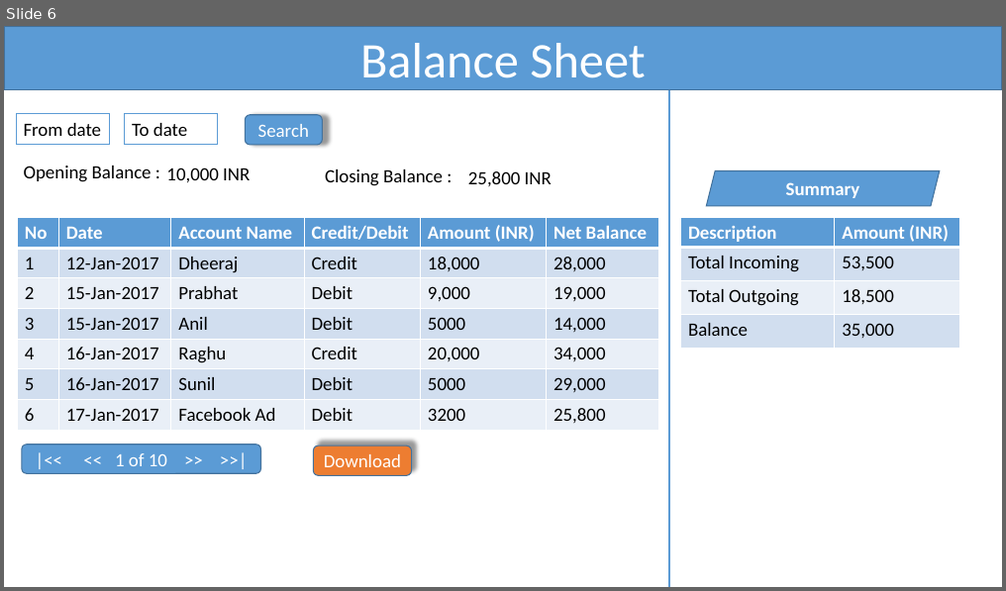
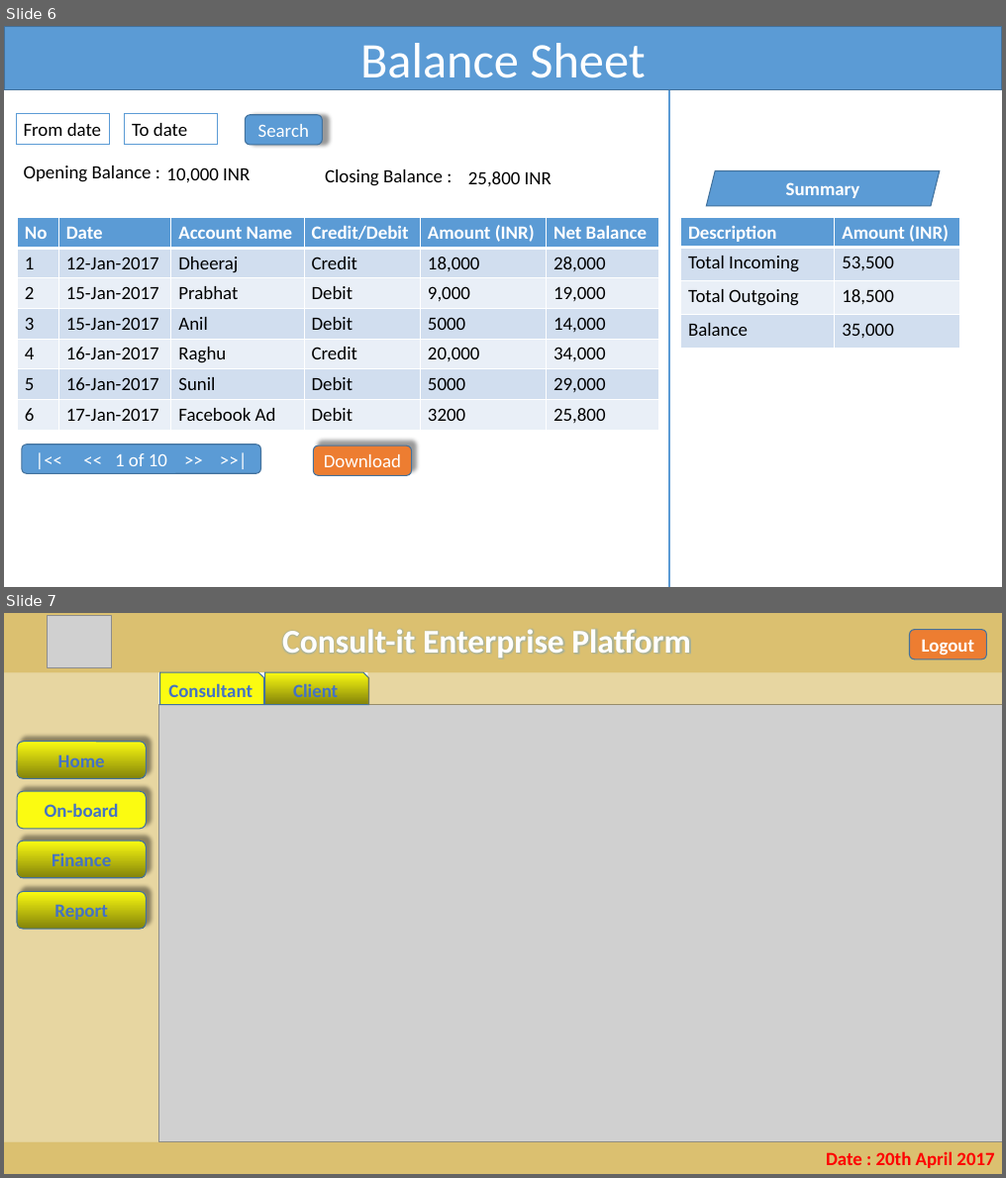
Before and after one commit to PrabhatKJena/Consult-IT-Payments, a slide deck: docs/ConsultIT_Design.pptx. Shown one above the other, each under a label of ours: slide 6 before the commit, slides 6 and 7 after it. The pictures are 1006x591 and 1006x1178 pixels, drawn with LibreOffice and Linux fonts; fonts in the diff are those of the drawing; grey boxes stand for pictures. Boxes give left, top, right and bottom in pixels: in the first picture for what was removed or moved away, otherwise in the second. Text is boxed around its words. In the diff, an @@ line names an element or a change of style, - is before the commit and + after.

```diff
--- a/docs/ConsultIT_Design.pptx
+++ b/docs/ConsultIT_Design.pptx
@@ slide 7 added at <box>4,613,1002,1174</box>, background #FFFFFF @@
@@ rectangle added at <box>4,613,1002,672</box>, fill #BF9000 at 56% opacity @@
@@ picture added at <box>47,615,111,667</box> @@
@@ text added at <box>282,629,690,659</box>, 32 pt, text #FEFEFE, bold @@
+Consult-it Enterprise Platform
@@ rounded rectangle added at <box>910,630,987,660</box>, fill #ED7D31, outline #43739E 1 pt, 18 pt, text #FFFFFF, bold @@
+Logout
@@ rectangle added at <box>4,672,159,1143</box>, fill #BF9000 at 37% opacity @@
@@ snip rect added at <box>160,672,264,705</box>, fill gradient #FBFB11 to #838309, outline #43739E 1 pt, 18 pt, text #4472C4, bold @@
+Consultant
@@ snip rect added at <box>265,672,369,705</box>, fill gradient #FBFB11 to #838309, outline #43739E 1 pt, 18 pt, text #4472C4, bold @@
+Client
@@ rectangle added at <box>368,672,1002,705</box>, fill #BF9000 at 37% opacity @@
@@ picture added at <box>158,705,1002,1143</box> @@
@@ rounded rectangle added at <box>17,742,146,779</box>, fill gradient #FBFB11 to #838309, outline #43739E 1 pt, 18 pt, text #4472C4, bold @@
+Home
@@ rounded rectangle added at <box>17,791,146,829</box>, fill gradient #FBFB11 to #838309, outline #43739E 1 pt, 18 pt, text #4472C4, bold @@
+On-board
@@ rounded rectangle added at <box>17,841,146,878</box>, fill gradient #FBFB11 to #838309, outline #43739E 1 pt, 18 pt, text #4472C4, bold @@
+Finance
@@ rounded rectangle added at <box>17,891,146,929</box>, fill gradient #FBFB11 to #838309, outline #43739E 1 pt, 18 pt, text #4472C4, bold @@
+Report
@@ rectangle added at <box>4,1143,1002,1174</box>, fill #BF9000 at 56% opacity, 18 pt, text #FF0000, bold @@
+Date : 20th April 2017
```
Also in this commit, not shown: 2 other files.
